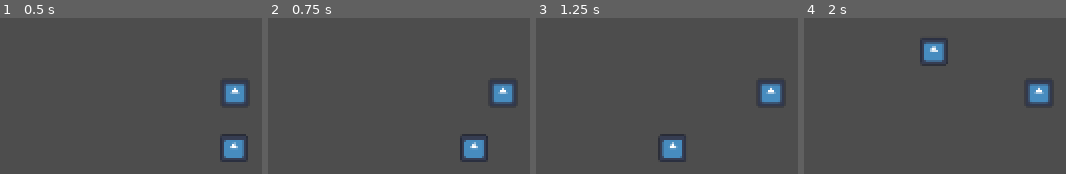
Above: before the commit, frames 1-4 (left to right).
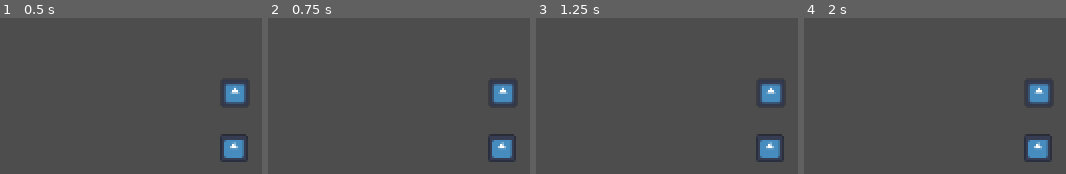
Above: after the commit, the same moments.

Repository: TheRubeThing/LudumDate54
Game: Godot game, scene res://Assets/Levels/game_world.tscn
The game is run twice, just before and just after one commit, with the same random seed, the same clock (stepped at 60 frames per second) and the same inputs. The engine's default icon, where the game draws it, is replaced by a stand-in: a white triangle on a blue panel in a dark square.
Inputs:
- Up to frame 1 (0.5 s): no input
- Up to frame 2 (0.75 s): tap Enter at 0.5 s; hold Right (ui_right) from 0.53 s (still down)
- Up to frame 3 (1.25 s): keep holding Right (ui_right)
- Up to frame 4 (2 s): tap Space at 1.25 s; release Right (ui_right) at 1.28 s; hold Down (ui_down) from 1.28 s (still down)

Frame 1 is identical in both runs. In frame 2, 2.7% of the frame differs, in the area x 73-95%, y 74-93%; in frame 3, 2.7%; in frame 4, 2.8%, in the area x 44-95%, y 12-93%.

Commit message:
f: Movement and camera follow

Diff:
--- a/Assets/Levels/game_world.tscn
+++ b/Assets/Levels/game_world.tscn
@@ -2,7 +2,7 @@
 
 [ext_resource type="Script" path="res://Player.gd" id="1_p3pah"]
 [ext_resource type="Texture2D" uid="uid://cow6yghmik1cp" path="res://icon.svg" id="2_lgpel"]
-[ext_resource type="Script" path="res://Assets/Levels/Camera2D.gd" id="3_ob0vi"]
+[ext_resource type="Script" path="res://PlayerCamera.gd" id="3_ugs8n"]
 
 [sub_resource type="RectangleShape2D" id="RectangleShape2D_jhmhf"]
 
@@ -23,6 +23,7 @@
 scale = Vector2(0.155, 0.155)
 texture = ExtResource("2_lgpel")
 
-[node name="Camera2D" type="Camera2D" parent="." node_paths=PackedStringArray("target")]
-script = ExtResource("3_ob0vi")
+[node name="PlayerCamera" type="Camera2D" parent="." node_paths=PackedStringArray("target")]
+script = ExtResource("3_ugs8n")
 target = NodePath("../Player")
+camera_speed = 200
--- /dev/null
+++ b/Camera2D.gd
@@ -0,0 +1,14 @@
+extends Camera2D
+
+@export var target : Node2D
+@export var camera_speed : int
+
+# Called when the node enters the scene tree for the first time.
+func _ready():
+	pass
+
+
+# Called every frame. 'delta' is the elapsed time since the previous frame.
+func _process(_delta):
+	var diff = target.position - position
+	position += diff * camera_speed / 100
--- a/Player.gd
+++ b/Player.gd
@@ -6,10 +6,8 @@
 
 func _physics_process(delta):
 
-	# Get the input direction and handle the movement/deceleration.
-	# As good practice, you should replace UI actions with custom gameplay actions.
-	var direction_x = Input.get_axis("ui_left", "ui_right")
-	var direction_y = Input.get_axis("ui_up", "ui_down")
+	var direction_x = Input.get_axis("A_left", "D_right")
+	var direction_y = Input.get_axis("W_up", "S_down")
 
 	if direction_x || direction_y:
 		velocity.x = direction_x * SPEED
--- a/Assets/Levels/Camera2D.gd
+++ b/PlayerCamera.gd
@@ -1,11 +1,10 @@
 extends Camera2D
 
 @export var target : Node2D
-# Called when the node enters the scene tree for the first time.
-func _ready():
-	pass
+@export var camera_speed : int
 
 
 # Called every frame. 'delta' is the elapsed time since the previous frame.
 func _process(delta):
-	position = target.position
+	var diff = target.position - position
+	position += diff * delta * camera_speed / 100
--- a/project.godot
+++ b/project.godot
@@ -14,3 +14,26 @@
 run/main_scene="res://Assets/Levels/game_world.tscn"
 config/features=PackedStringArray("4.1", "Forward Plus")
 config/icon="res://icon.svg"
+
+[input]
+
+W_up={
+"deadzone": 0.5,
+"events": [Object(InputEventKey,"resource_local_to_scene":false,"resource_name":"","device":-1,"window_id":0,"alt_pressed":false,"shift_pressed":false,"ctrl_pressed":false,"meta_pressed":false,"pressed":false,"keycode":0,"physical_keycode":87,"key_label":0,"unicode":119,"echo":false,"script":null)
+]
+}
+A_left={
+"deadzone": 0.5,
+"events": [Object(InputEventKey,"resource_local_to_scene":false,"resource_name":"","device":-1,"window_id":0,"alt_pressed":false,"shift_pressed":false,"ctrl_pressed":false,"meta_pressed":false,"pressed":false,"keycode":0,"physical_keycode":65,"key_label":0,"unicode":97,"echo":false,"script":null)
+]
+}
+S_down={
+"deadzone": 0.5,
+"events": [Object(InputEventKey,"resource_local_to_scene":false,"resource_name":"","device":-1,"window_id":0,"alt_pressed":false,"shift_pressed":false,"ctrl_pressed":false,"meta_pressed":false,"pressed":false,"keycode":0,"physical_keycode":83,"key_label":0,"unicode":115,"echo":false,"script":null)
+]
+}
+D_right={
+"deadzone": 0.5,
+"events": [Object(InputEventKey,"resource_local_to_scene":false,"resource_name":"","device":-1,"window_id":0,"alt_pressed":false,"shift_pressed":false,"ctrl_pressed":false,"meta_pressed":false,"pressed":false,"keycode":0,"physical_keycode":68,"key_label":0,"unicode":100,"echo":false,"script":null)
+]
+}
